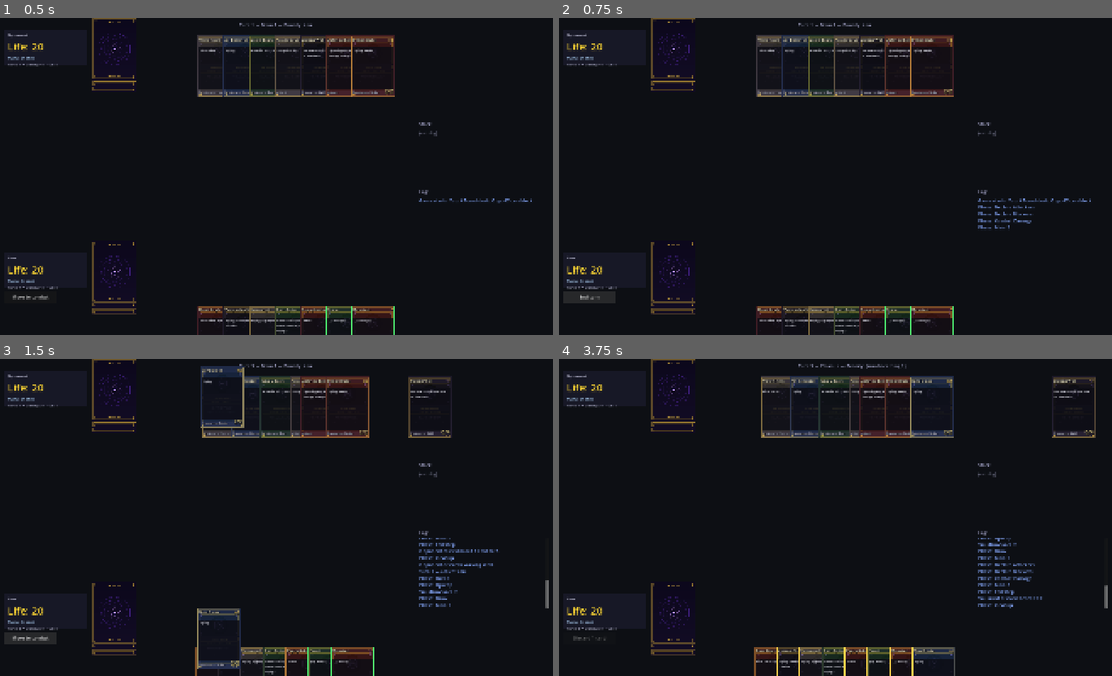
Above: before the commit, frames 1-4 (two rows, left to right).
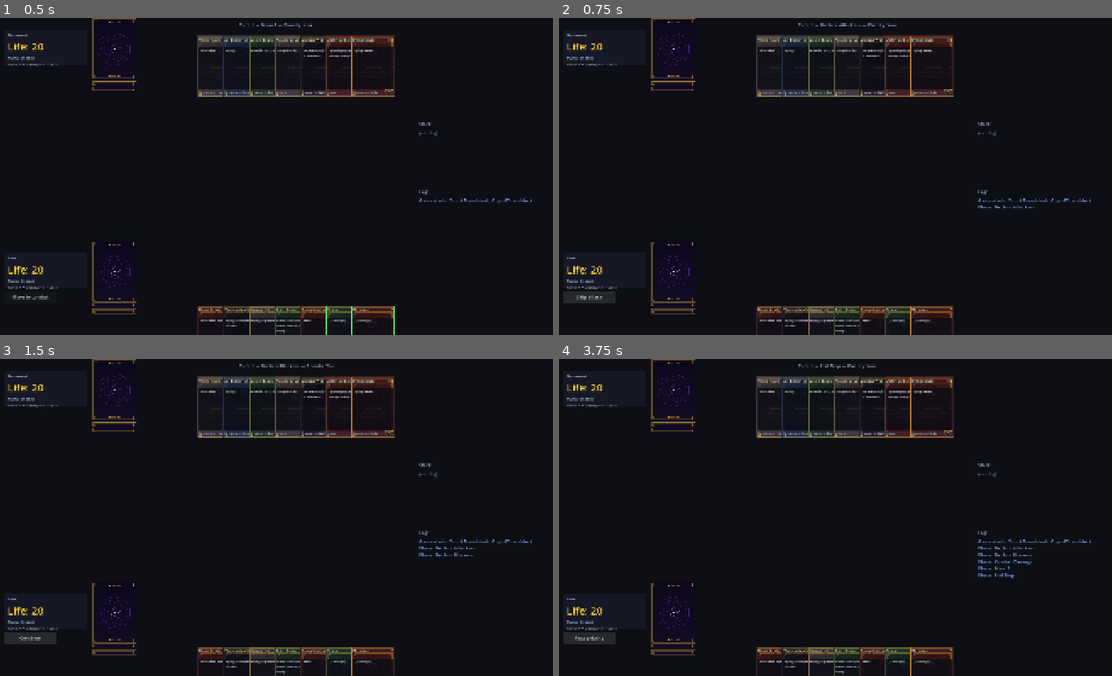
Above: after the commit, the same moments.

Repository: VoeJozzo/Magiclike
Game: Godot game, scene res://scenes/game/game_board.tscn
The game is run twice, just before and just after one commit, with the same random seed, the same clock (stepped at 60 frames per second) and the same inputs.
Inputs (mouse positions are in pixels of both pictures, inside the frame that each line leads up to):
- Up to frame 1 (0.5 s): no input
- Up to frame 2 (0.75 s): click "Move to combat" at 0.5 s
- Up to frame 3 (1.5 s): click "End turn" (after the commit: "Skip attack") at 1.25 s
- Up to frame 4 (3.75 s): click "Move to combat" (after the commit: "Continue") at 2 s; click "End turn" (after the commit: "Continue") at 2.75 s; click (592, 637) at 3.5 s, where only the run after the commit has a clickable "End turn"

Frame 1 is identical in both runs. In frame 2, 0.3% of the frame differs, in the area x 3-86%, y 1-100%; in frame 3, 5.8%, in the area x 2-100%, y 1-100%; in frame 4, 4.8%.

Commit message:
Fix c8ecb8a regression: settle loop auto-passed the human's priority
Slice 0's B6 auto-pass (c8ecb8a) auto-passed a "dead" priority window for
WHOEVER held it — including the human "you". So after the human cast a spell
and retained priority (117.1c), the settle loop passed on their behalf, opp
passed, and the whole stack resolved + phases advanced inside the single
execute_action. End state was correct but the intermediate stack/hand/mana
were never observable — breaking phase1/4/4.5c/5a (cast-path) on this branch
(green on dev; bisected to c8ecb8a).

Fix: the human keeps every priority window (UI + tests can observe/respond);
the settle loop only passes on the human's behalf during an end-turn
fast-forward they explicitly requested (B7 end_turn_pending). opp (AI-driven)
auto-passes dead windows as before.

Also: get_legal_actions now enumerates end_turn, so phase5b's hardcoded
legal-action counts go 4->5 and 6->7 (a real new action, not a bug).

All 11 phase tests + the loader test pass headless.

Co-Authored-By: Claude Opus 4.7 <noreply@anthropic.com>

Diff:
--- a/engine/engine.gd
+++ b/engine/engine.gd
@@ -433,21 +433,30 @@
 	while _state.winner == "" and safety > 0:
 		safety -= 1
 		var actor: String = _current_actor()
-		# B6/B7 (iterative, mirrors proto step()): auto-pass a dead priority
-		# window — no meaningful action, AP's empty-stack END step, or end-turn
-		# fast-forward — for whichever player holds priority. Guarded against the
-		# awaiting_* turn-based states (priority is "" then; the owing player must
-		# act, not pass). Each pass makes progress (priority flips, or the stack
-		# resolves / phase advances), so the loop can't spin.
-		if _state.priority_player_key == actor \
+		# A priority window is "open for auto-pass" only when its holder actually
+		# holds priority and no turn-based action (block/discard/trigger-target)
+		# is owed — in those states priority is "" and the owing player must act.
+		var window_open: bool = _state.priority_player_key == actor \
 				and not _state.awaiting_block_declaration \
 				and _state.awaiting_discard.is_empty() \
-				and _state.awaiting_target_for_trigger.is_empty() \
-				and _should_auto_pass(actor):
+				and _state.awaiting_target_for_trigger.is_empty()
+		# The human ("you") keeps every priority window so the UI (and the phase
+		# tests) can observe and respond to it — e.g. the window they retain after
+		# casting a spell (117.1c). The ONLY time the settle loop passes on the
+		# human's behalf is an end-turn fast-forward they explicitly requested
+		# (B7: end_turn_pending). Auto-passing merely "dead" windows is an
+		# AI-driver convenience, not something we do to the human — doing so would
+		# swallow their post-cast / instant-response windows.
+		if actor == "you":
+			if window_open and _state.end_turn_pending and _should_auto_pass(actor):
+				_dispatch_action(Action.make_pass_priority())
+				continue
+			break
+		# opp is AI-driven; an unattended dead window (B6) or AP's empty-stack
+		# END / end-turn fast-forward (B7) auto-passes, otherwise the AI decides.
+		if window_open and _should_auto_pass(actor):
 			_dispatch_action(Action.make_pass_priority())
 			continue
-		if actor == "you":
-			break
 		var action: Dictionary = AI.decide(_state, "opp")
 		if action.is_empty():
 			action = Action.make_pass_priority()
--- a/tests/test_phase5b.gd
+++ b/tests/test_phase5b.gd
@@ -37,12 +37,13 @@
 	# (Pyromaniac, Bloodlust Berserker, Lightning Bolt). At MAIN1 with no
 	# mana yet, legal actions should be:
 	#   - pass priority (1)
+	#   - end turn (1, active player on an empty stack)
 	#   - tap each Mountain (3 mana abilities)
 	#   - Pyromaniac, Berserker = sorcery-speed, but no mana yet → not legal
 	#   - Lightning Bolt = needs target AND no R → not legal yet
-	# So the count is exactly 4.
+	# So the count is exactly 5.
 	var actions := RulesEngine.get_legal_actions("you")
-	_assert_eq(actions.size(), 4, "MAIN1 with no mana: 1 pass + 3 land taps")
+	_assert_eq(actions.size(), 5, "MAIN1 with no mana: 1 pass + 1 end-turn + 3 land taps")
 	# Check pass is present
 	var has_pass := false
 	for a in actions:
@@ -59,9 +60,9 @@
 	# Berserker costs {R:2, C:1} = 3 mana total, and RRR is enough since the
 	# generic pip can be paid with red. So Berserker IS castable.
 	# Legal Bolt targets: you, opp, plus opp's Grizzly Bears = 3 targets.
-	# Final: 1 pass + 1 Pyromaniac + 1 Berserker + 3 Bolt targets = 6.
+	# Final: 1 pass + 1 end-turn + 1 Pyromaniac + 1 Berserker + 3 Bolt targets = 7.
 	actions = RulesEngine.get_legal_actions("you")
-	_assert_eq(actions.size(), 6, "MAIN1 with RRR: 1 pass + 1 Pyromaniac + 1 Berserker + 3 Bolt targets")
+	_assert_eq(actions.size(), 7, "MAIN1 with RRR: 1 pass + 1 end-turn + 1 Pyromaniac + 1 Berserker + 3 Bolt targets")
 
 
 func _test_get_legal_actions_combat_attack() -> void:
